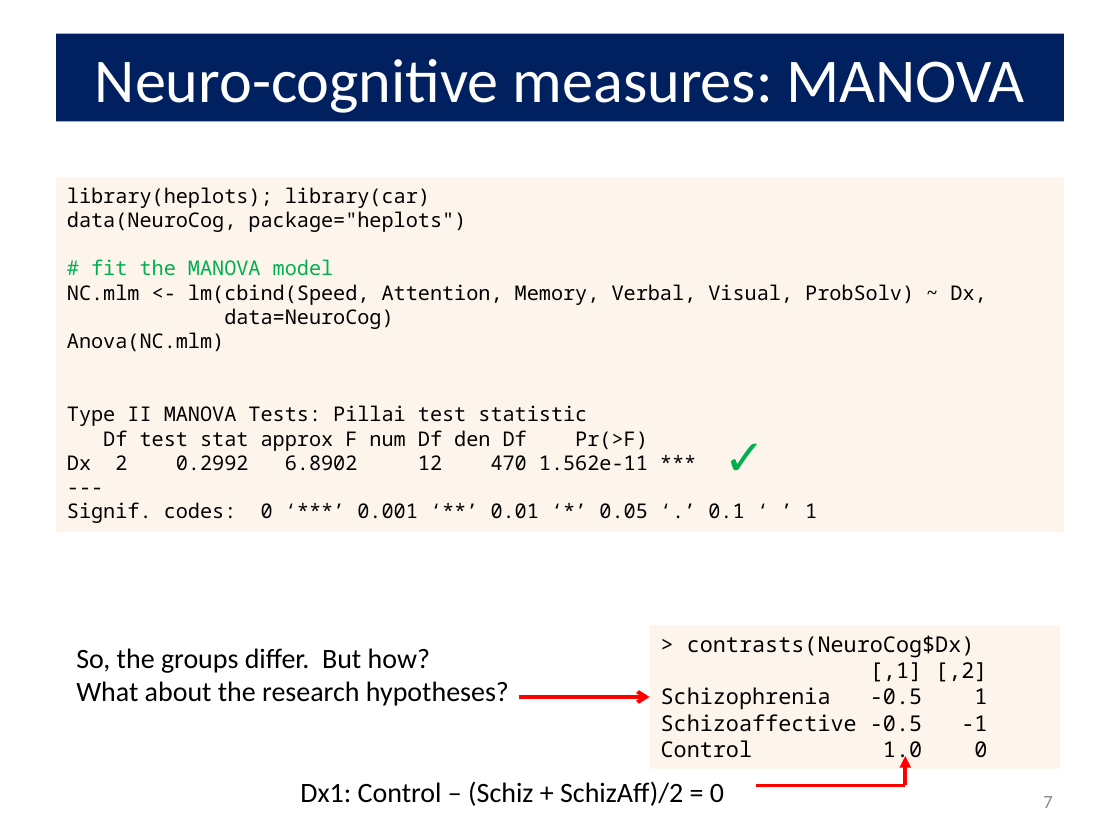
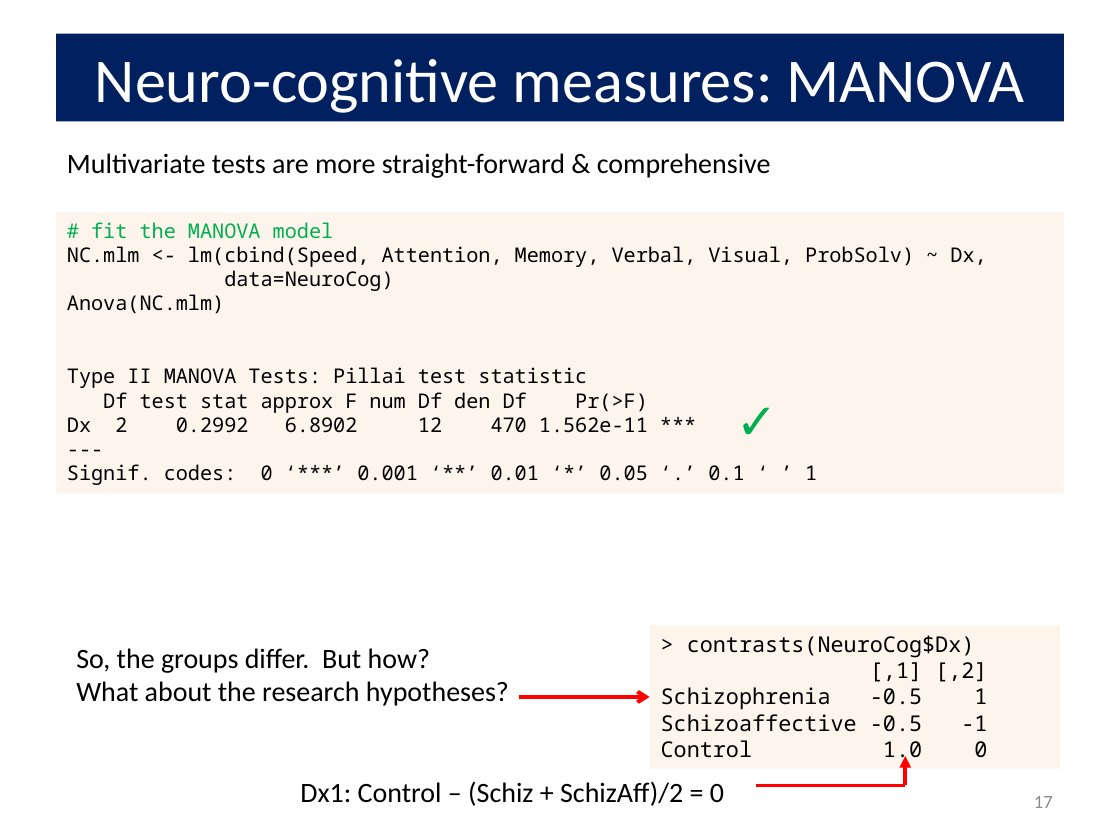
Before and after one commit to friendly/VisMLM-course, a slide deck: slide 17 of lectures/lecture3.pptx (slide 7 before the commit). Drawn at 1120x840 pixels with LibreOffice and Linux fonts; fonts in the diff are those of the drawing. Boxes give left, top, right and bottom in pixels: in the first picture for what was removed or moved away, otherwise in the second. Text is boxed around its words. In the diff, an @@ line names an element or a change of style, - is before the commit and + after.

```diff
--- a/lectures/lecture3.pptx
+++ b/lectures/lecture3.pptx
@@ text added at (67, 153, 771, 178), 18 pt, text #000000 @@
+Multivariate tests are more straight-forward & comprehensive
@@ text in rectangle at (67, 187, 466, 232): paragraphs removed @@
-library(heplots); library(car)
-data(NeuroCog, package="heplots")
@@ rectangle "# fit the MANOVA model": place and size @@
-rectangle "# fit the MANOVA model" at (56, 177, 1064, 531)
+rectangle "# fit the MANOVA model" at (56, 213, 1064, 494)
@@ text "✓": place and size @@
-text "✓" at (712, 420, 774, 492)
+text "✓" at (725, 384, 786, 456)
@@ page number at (1034, 796, 1053, 808): text changed @@
-7
+17
```
Also in this commit, not shown: 5 other slides changed, 11 slides added, 33 other files.
